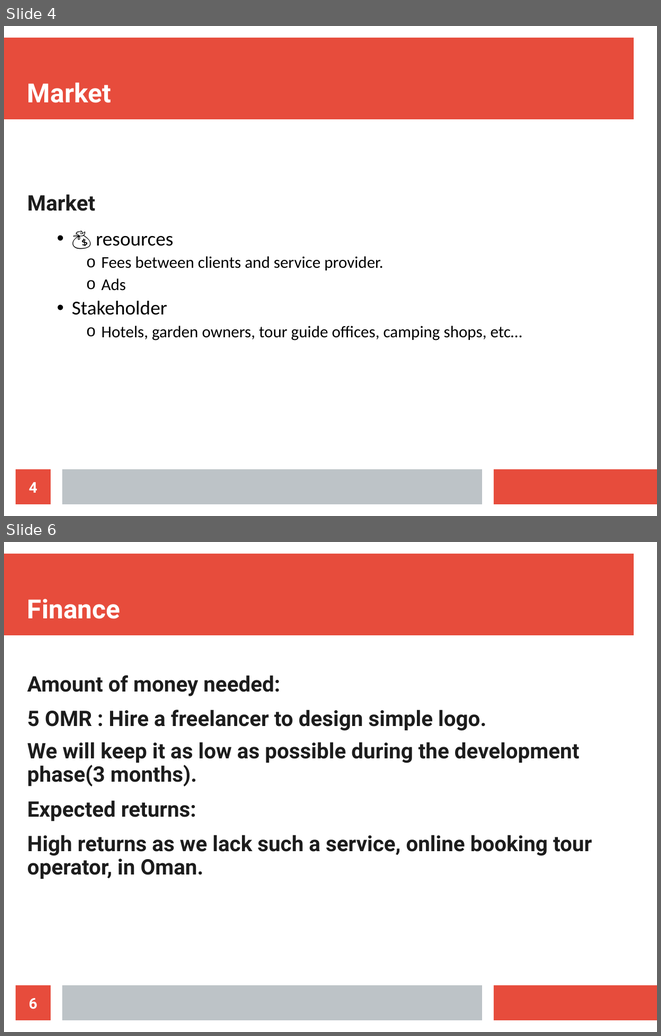
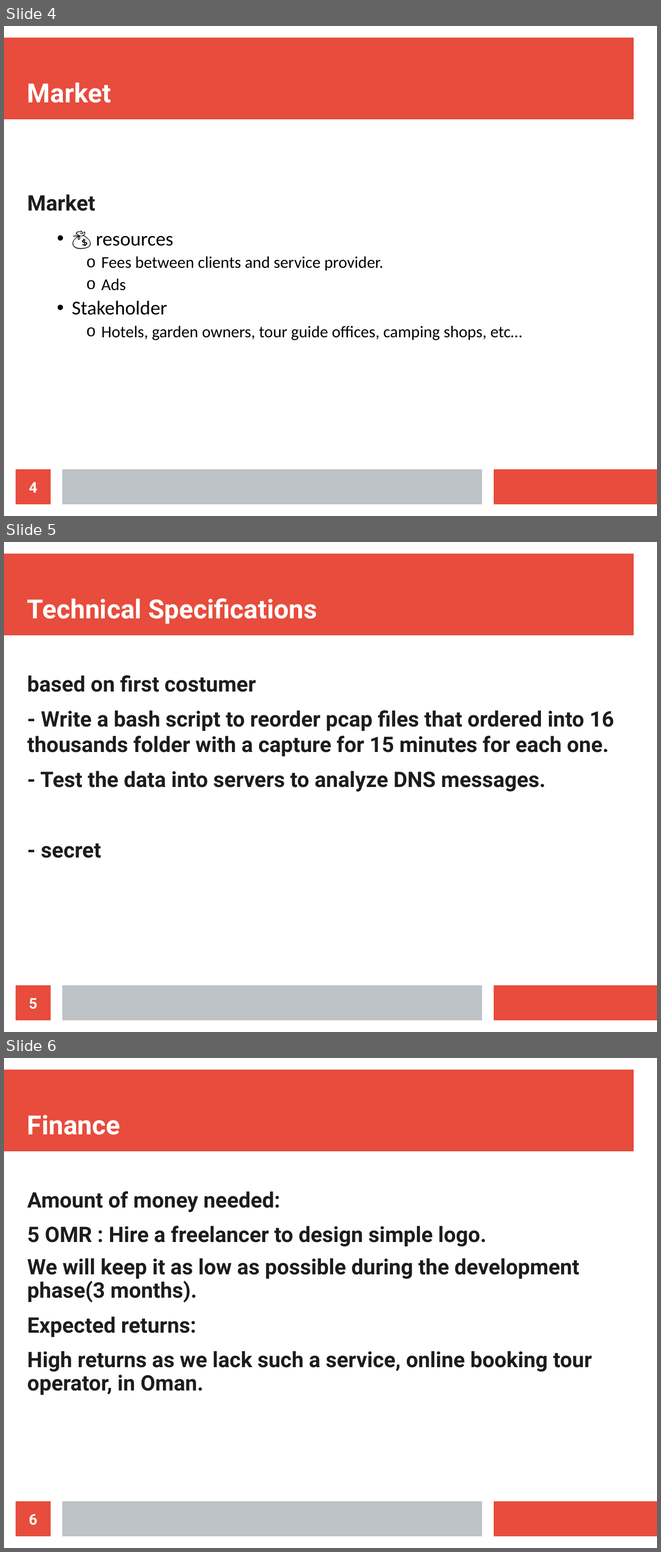
Before and after one commit to Aliii98/osoc19, a slide deck: OSOC-proposal-bigdata.odp. Shown one above the other, each under a label of ours: slides 4 and 6 before the commit, slides 4, 5 and 6 after it; the slides between them are not shown. The pictures are 661x1036 and 661x1552 pixels, drawn with LibreOffice and Linux fonts; fonts in the diff are those of the drawing. Boxes give left, top, right and bottom in pixels: in the first picture for what was removed or moved away, otherwise in the second. Text is boxed around its words. In the diff, an @@ line names an element or a change of style, - is before the commit and + after.

Commit message:
modify the object and technicalSpec

```diff
--- a/OSOC-proposal-bigdata.odp
+++ b/OSOC-proposal-bigdata.odp
@@ slide 5 added at (x1=4, y1=542, x2=657, y2=1032), background #FFFFFF; not listed: 3 template elements that a slide beside it also shows @@
@@ title added at (x1=27, y1=598, x2=317, y2=624), 32 pt, text #FFFFFF, bold @@
+Technical Specifications
@@ text added at (x1=27, y1=675, x2=614, y2=858), 26 pt, text #1C1C1C, bold @@
+based on first costumer
+- Write a bash script to reorder pcap files that ordered into 16 thousands folder with a capture for 15 minutes for each one.
+- Test the data into servers to analyze DNS messages.
+- secret
@@ page number added at (x1=16, y1=985, x2=51, y2=1020), fill #E74C3C, 18 pt, text #FFFFFF, bold @@
+5
```
Also in this commit, not shown: 1 slide changed, 1 slide removed.
